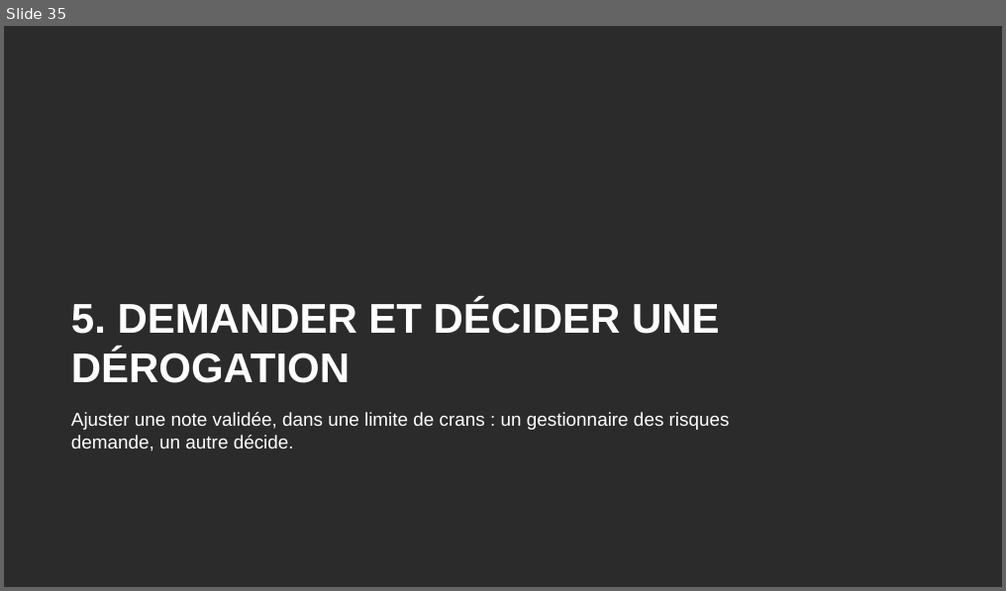
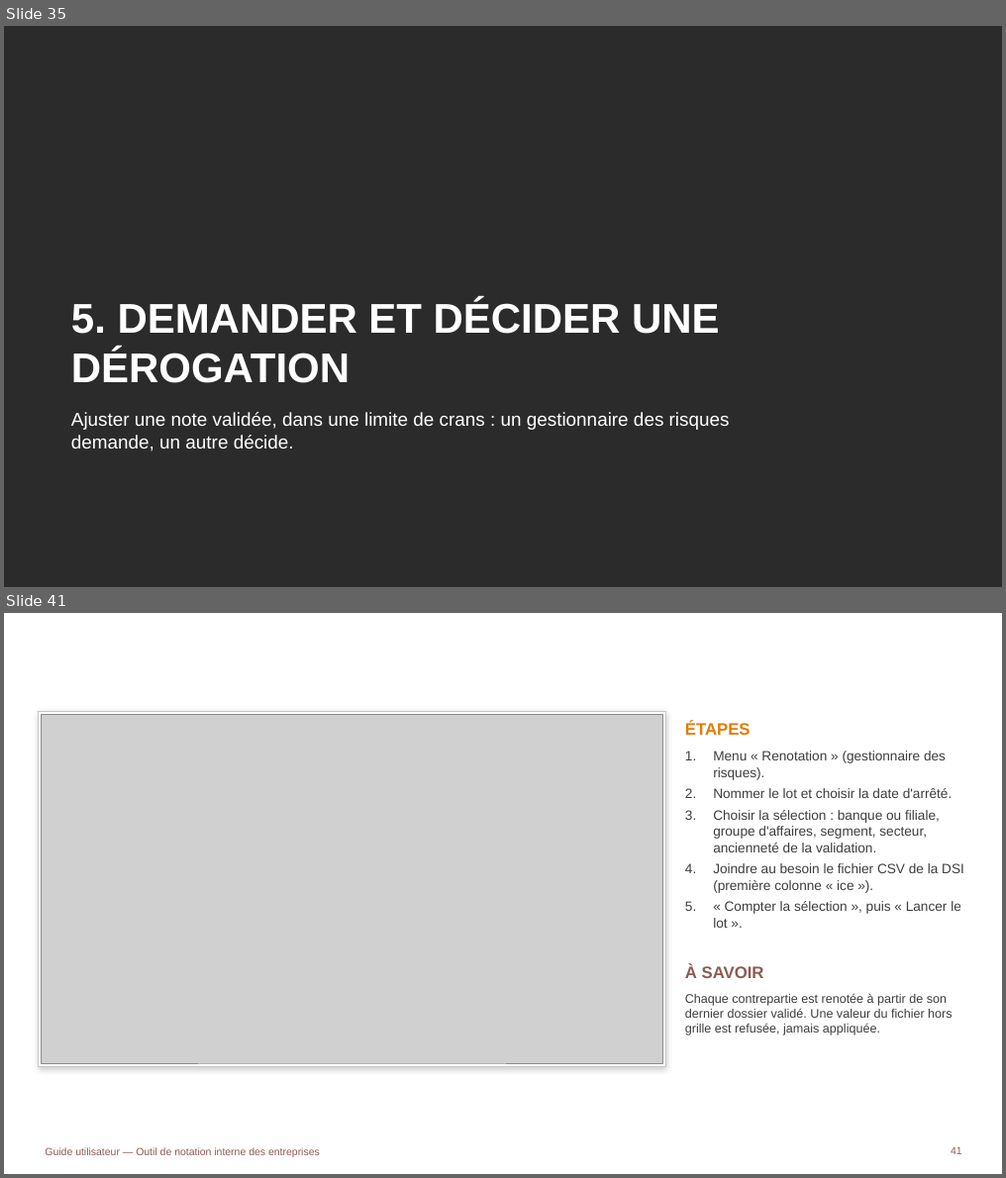
Before and after one commit to tariqeddoumi/Entreprise-scoring-cl, a slide deck: docs/guides/Guide_utilisateur_outil_notation.pptx. Shown one above the other, each under a label of ours: slide 35 before the commit, slides 35 and 41 after it; the slides between them are not shown. The pictures are 1006x591 and 1006x1178 pixels, drawn with LibreOffice and Linux fonts; fonts in the diff are those of the drawing; grey boxes stand for pictures; background and template pictures are left out; a plain dark background stands for a picture behind light text. Boxes give left, top, right and bottom in pixels: in the first picture for what was removed or moved away, otherwise in the second. Text is boxed around its words. In the diff, an @@ line names an element or a change of style, - is before the commit and + after.

```diff
--- a/docs/guides/Guide_utilisateur_outil_notation.pptx
+++ b/docs/guides/Guide_utilisateur_outil_notation.pptx
@@ slide 41 added at box(4, 613, 1002, 1174), background #FFFFFF @@
@@ title added at box(53, 636, 868, 694), 24 pt, text #FFFFFF, bold @@
+LANCER UNE RENOTATION
@@ rectangle added at box(39, 711, 665, 1066), fill #FFFFFF, outline #C6C6C6 0.75 pt @@
@@ picture added at box(42, 714, 662, 1063) @@
@@ text added at box(685, 722, 750, 735), 16 pt, text #E37B05, bold @@
+ÉTAPES
@@ text added at box(713, 751, 964, 928), 13 pt, text #3D3D3B @@
+1. Menu « Renotation » (gestionnaire des risques).
+2. Nommer le lot et choisir la date d'arrêté.
+3. Choisir la sélection : banque ou filiale, groupe d'affaires, segment, secteur, ancienneté de la validation.
+4. Joindre au besoin le fichier CSV de la DSI (première colonne « ice »).
+5. « Compter la sélection », puis « Lancer le lot ».
@@ text added at box(685, 964, 764, 978), 16 pt, text #8C5B52, bold @@
+À SAVOIR
@@ text added at box(685, 993, 951, 1036), 12 pt, text #3D3D3B @@
+Chaque contrepartie est renotée à partir de son dernier dossier validé. Une valeur du fichier hors grille est refusée, jamais appliquée.
@@ text added at box(45, 1148, 320, 1157), 10 pt, text #8C5B52 @@
+Guide utilisateur — Outil de notation interne des entreprises
@@ page number added at box(950, 1148, 962, 1155), 10 pt, text #8C5B52 @@
+41
```
Also in this commit, not shown: 3 slides changed, 7 other slides added, 2 other files.
